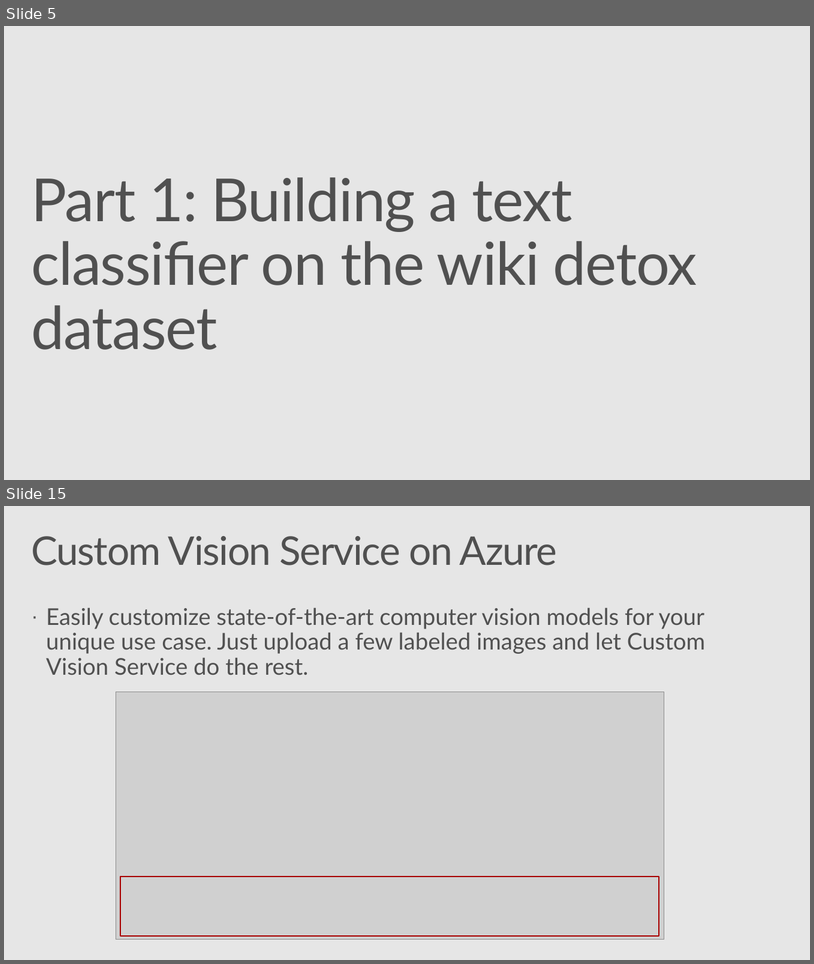
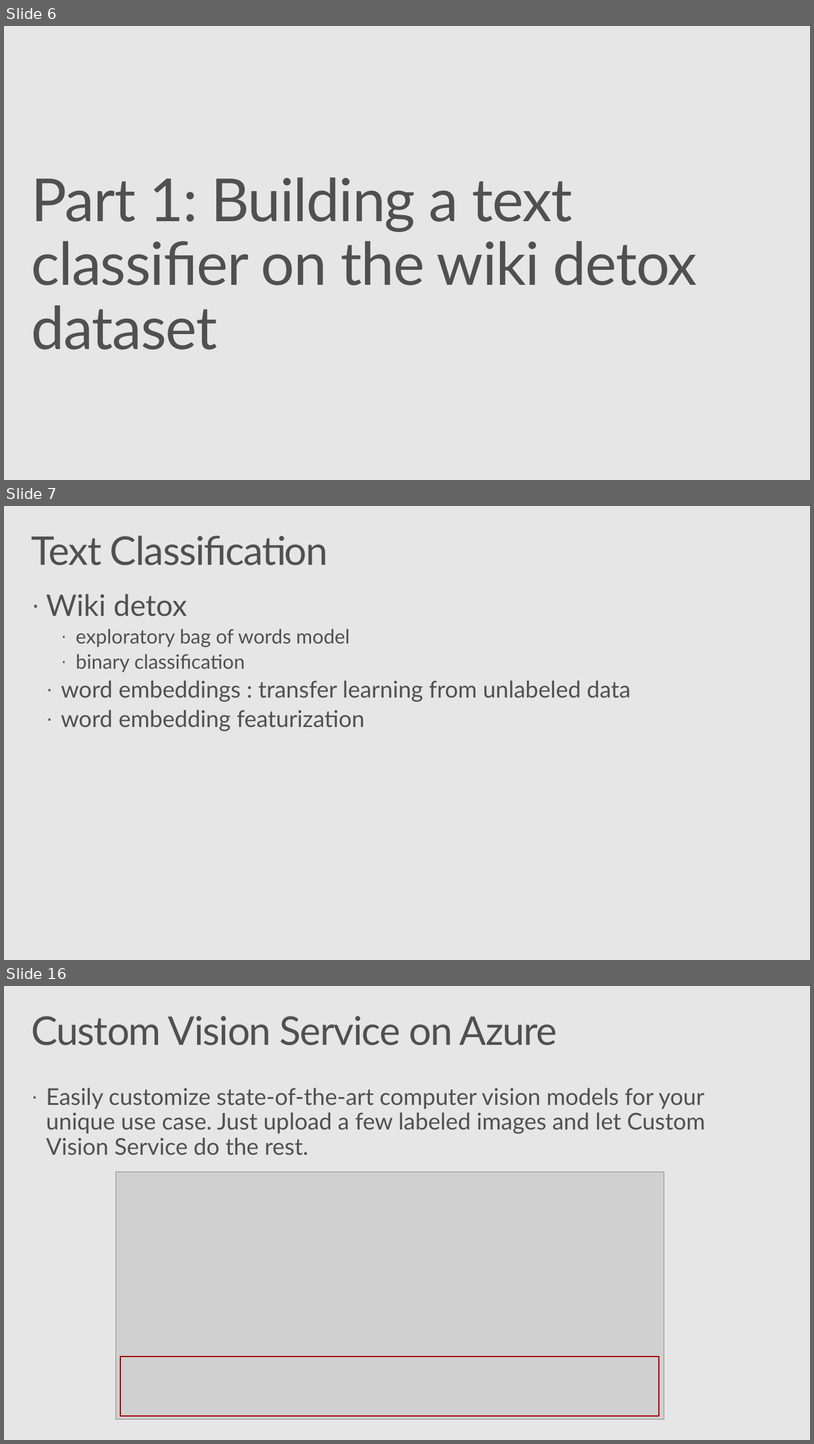
Before and after one commit to Azure/Strata2018, a slide deck: active_learning_workshop.pptx. Shown one above the other, each under a label of ours: slides 5 and 15 before the commit, slides 6, 7 and 16 after it; the slides between them are not shown. The pictures are 814x964 and 814x1444 pixels, drawn with LibreOffice and Linux fonts; fonts in the diff are those of the drawing; grey boxes stand for pictures; background and template pictures are left out. Boxes give left, top, right and bottom in pixels: in the first picture for what was removed or moved away, otherwise in the second. Text is boxed around its words. In the diff, an @@ line names an element or a change of style, - is before the commit and + after.

```diff
--- a/active_learning_workshop.pptx
+++ b/active_learning_workshop.pptx
@@ slide 7 added at [4,506,810,960], background #E6E6E6 @@
@@ title added at [31,535,328,565], 48 pt, text #505050 @@
+Text Classification
@@ text added at [46,594,631,731], 28 pt, text #505050 @@
+· Wiki detox
+    · exploratory bag of words model
+    · binary classification
+  · word embeddings : transfer learning from unlabeled data
+  · word embedding featurization
@@ what was slide 5 is now slide 6 @@
@@ what was slide 15 is now slide 16 @@
```
Also in this commit, not shown: 5 slides changed, 13 other slides added.
